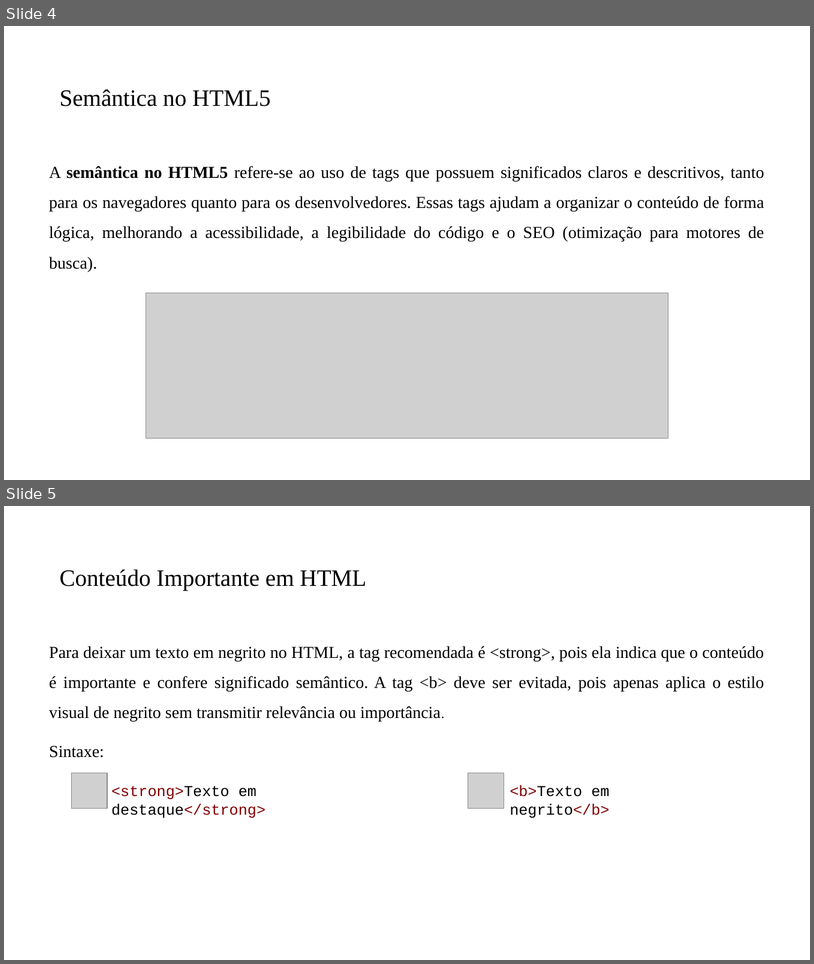
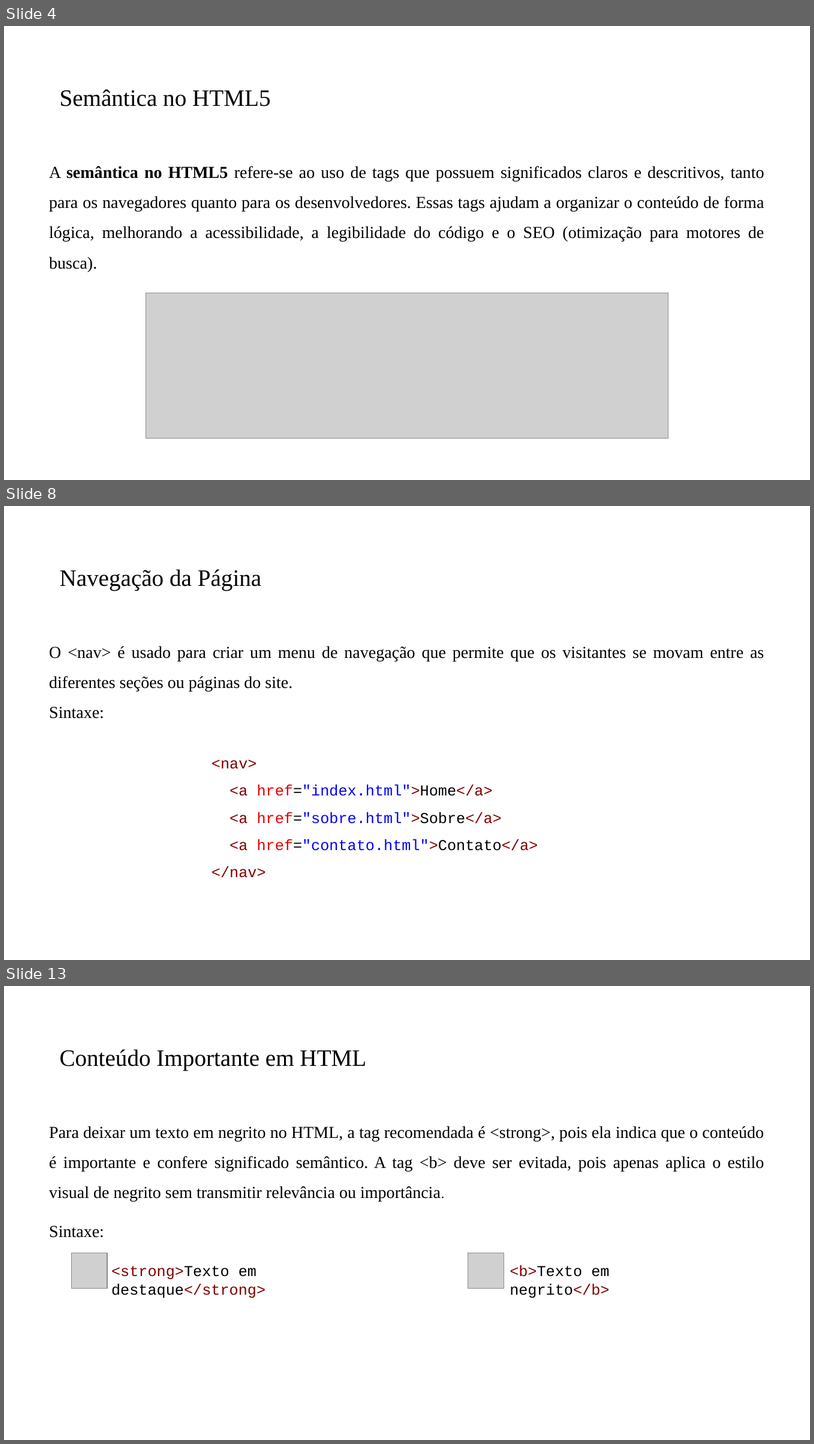
Before and after one commit to PedroMiho/Logica-de-Programacao, a slide deck: Módulo 01 - HTML e CSS/Aula 03 - Semantica em HTML/Semantica no HTML.pptx. Shown one above the other, each under a label of ours: slides 4 and 5 before the commit, slides 4, 8 and 13 after it; the slides between them are not shown. The pictures are 814x964 and 814x1444 pixels, drawn with LibreOffice and Linux fonts; fonts in the diff are those of the drawing; grey boxes stand for pictures; background and template pictures are left out. Boxes give left, top, right and bottom in pixels: in the first picture for what was removed or moved away, otherwise in the second. Text is boxed around its words. In the diff, an @@ line names an element or a change of style, - is before the commit and + after.

```diff
--- a/Módulo 01 - HTML e CSS/Aula 03 - Semantica em HTML/Semantica no HTML.pptx
+++ b/Módulo 01 - HTML e CSS/Aula 03 - Semantica em HTML/Semantica no HTML.pptx
@@ slide 8 added at [4, 506, 810, 960], background #FFFFFF @@
@@ title added at [60, 569, 261, 590], 28 pt, text #000000 @@
+Navegação da Página
@@ text added at [49, 646, 764, 718], 20 pt, text #000000 @@
+O <nav> é usado para criar um menu de navegação que permite que os visitantes se movam entre as diferentes seções ou páginas do site.
+Sintaxe:
@@ text added at [212, 759, 539, 877], 18 pt, text #0000FF @@
+<nav>
+<a href="index.html">Home</a>
+<a href="sobre.html">Sobre</a>
+<a href="contato.html">Contato</a>
+</nav>
@@ what was slide 5 is now slide 13 @@
```
Also in this commit, not shown: 9 other slides added, 2 other files.
